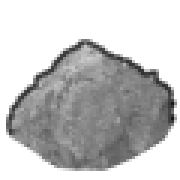
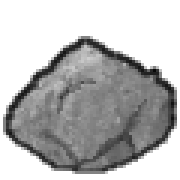
Layered file, before and after one edit (180x180). Changes by layer:
painted on "line" over [3, 36, 177, 174]
